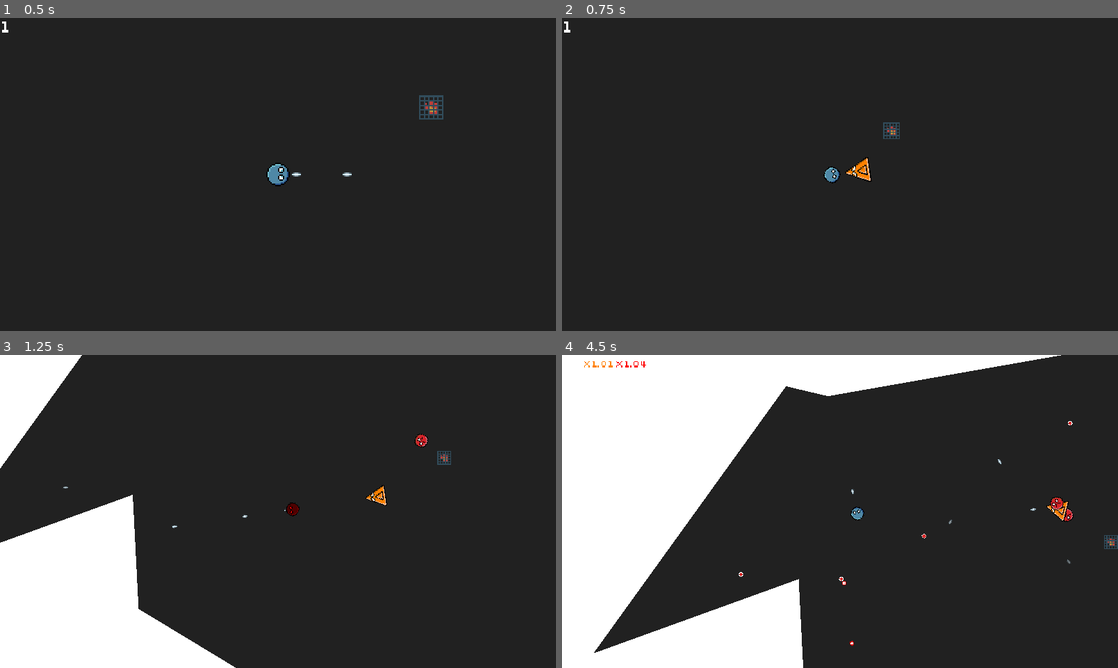
Above: before the commit, frames 1-4 (two rows, left to right).
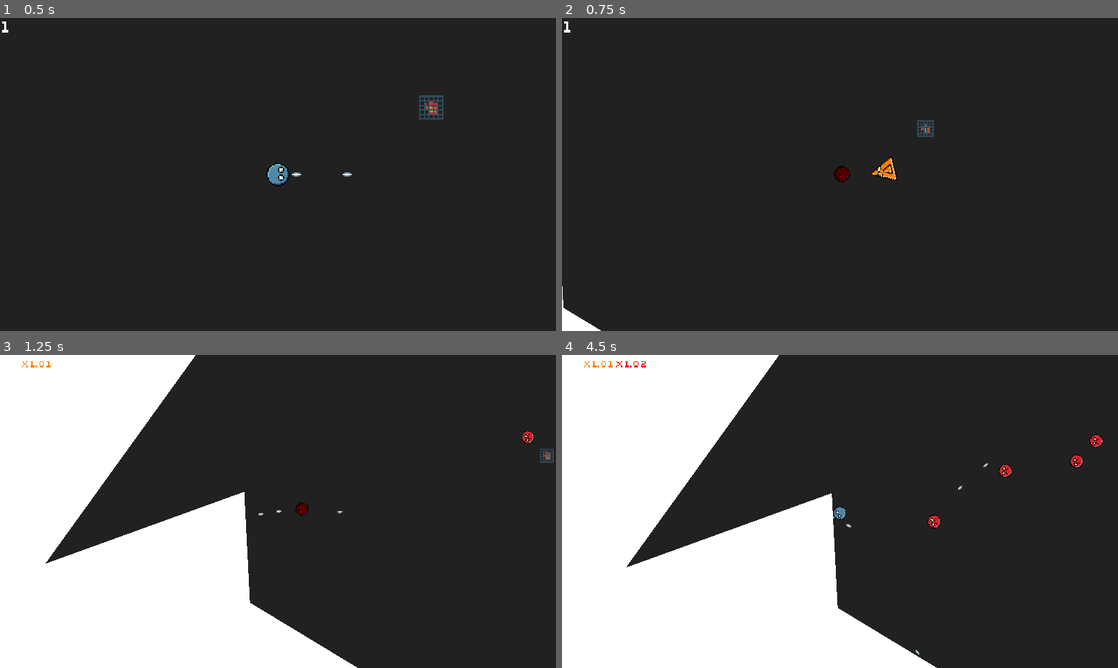
Above: after the commit, the same moments.

Repository: veprogames/top-down-incremental
Game: Godot game, scene res://level/level.tscn
Two runs of this game, one before a commit and one after it. Both use one fixed random seed, a clock stepped at 60 frames per second and the inputs below.
Inputs (mouse positions are in pixels of both pictures, inside the frame that each line leads up to):
- Up to frame 1 (0.5 s): no input
- Up to frame 2 (0.75 s): move the mouse to (867, 174) at 0.52 s
- Up to frame 3 (1.25 s): no input
- Up to frame 4 (4.5 s): move the mouse to (812, 511) at 1.27 s; move the mouse to (851, 505) at 2.02 s; move the mouse to (834, 517) at 2.77 s; move the mouse to (878, 514) at 3.52 s; move the mouse to (795, 508) at 4.27 s

Frame 1 is identical in both runs. In frame 2, 1.1% of the frame differs, in the area x 0-67%, y 32-100%; in frame 3, 23%, in the area x 0-100%, y 0-100%; in frame 4, 20%.

Commit message:
predefine enemy behaviors and mutate them for each enemy -> simpler creation code

Diff:
--- a/behavior/base_behavior.gd
+++ b/behavior/base_behavior.gd
@@ -1,2 +1,6 @@
 class_name BaseBehavior
 extends Node
+
+
+func mutate() -> void:
+	pass
--- a/behavior/enemy_move_behavior.gd
+++ b/behavior/enemy_move_behavior.gd
@@ -18,3 +18,7 @@
 
 func recalculate_velocity() -> void:
 	pass
+
+
+func mutate() -> void:
+	super.mutate()
--- a/behavior/enemy_move_behavior_chase.gd
+++ b/behavior/enemy_move_behavior_chase.gd
@@ -19,3 +19,9 @@
 		velocity = (player.position - enemy.position).normalized() * speed
 	else:
 		velocity = Vector2.ZERO
+
+
+func mutate() -> void:
+	super.mutate()
+
+	speed *= randf_range(0.6, 1 / 0.6)
--- a/enemy_move_behavior_noise.gd
+++ b/behavior/enemy_move_behavior_noise.gd
@@ -27,3 +27,10 @@
 		noise.get_noise_1d(t),
 		noise.get_noise_1d(t + 1000)
 	) * amplitude
+
+
+func mutate() -> void:
+	super.mutate()
+
+	speed *= randf_range(0.6, 1 / 0.6)
+	amplitude *= randf_range(0.6, 1 / 0.6)
--- a/behavior/enemy_move_behavior_noise.tscn
+++ b/behavior/enemy_move_behavior_noise.tscn
@@ -1,7 +1,7 @@
 [gd_scene load_steps=3 format=3 uid="uid://3nk6b160b7an"]
 
 [ext_resource type="PackedScene" uid="uid://bb4bifkgouwi6" path="res://behavior/enemy_move_behavior.tscn" id="1_l0786"]
-[ext_resource type="Script" path="res://enemy_move_behavior_noise.gd" id="2_uayh5"]
+[ext_resource type="Script" path="res://behavior/enemy_move_behavior_noise.gd" id="2_uayh5"]
 
 [node name="EnemyMoveBehaviorNoise" instance=ExtResource("1_l0786")]
 script = ExtResource("2_uayh5")
--- a/enemy/enemies/enemy_green.tscn
+++ b/enemy/enemies/enemy_green.tscn
@@ -1,8 +1,9 @@
-[gd_scene load_steps=5 format=3 uid="uid://esy43au0ossc"]
+[gd_scene load_steps=6 format=3 uid="uid://esy43au0ossc"]
 
 [ext_resource type="PackedScene" uid="uid://bprric2282qeg" path="res://enemy/enemy.tscn" id="1_ogybm"]
 [ext_resource type="Texture2D" uid="uid://dvb0opui13ir1" path="res://enemy/enemies/enemy_green.png" id="2_nkbcx"]
 [ext_resource type="PackedScene" uid="uid://bc4ilkra67325" path="res://bullet/enemy/bullet_pod_enemy.tscn" id="3_ilo8o"]
+[ext_resource type="PackedScene" uid="uid://3h6i1t8cbtp" path="res://behavior/enemy_move_behavior_chase.tscn" id="4_85ptm"]
 
 [sub_resource type="CircleShape2D" id="CircleShape2D_gt3h4"]
 radius = 24.0
@@ -21,3 +22,6 @@
 position = Vector2(17, 0)
 enemy = NodePath("..")
 firerate = 0.1
+
+[node name="EnemyMoveBehaviorChase" parent="." index="4" node_paths=PackedStringArray("enemy") instance=ExtResource("4_85ptm")]
+enemy = NodePath("..")
--- a/enemy/enemies/enemy_orange.tscn
+++ b/enemy/enemies/enemy_orange.tscn
@@ -1,7 +1,9 @@
-[gd_scene load_steps=4 format=3 uid="uid://dg4d0u6npu57w"]
+[gd_scene load_steps=6 format=3 uid="uid://dg4d0u6npu57w"]
 
 [ext_resource type="PackedScene" uid="uid://bprric2282qeg" path="res://enemy/enemy.tscn" id="1_h3aar"]
 [ext_resource type="Texture2D" uid="uid://jgb14u6ag4jc" path="res://enemy/enemies/enemy_orange.png" id="2_wybay"]
+[ext_resource type="PackedScene" uid="uid://3h6i1t8cbtp" path="res://behavior/enemy_move_behavior_chase.tscn" id="3_b37jo"]
+[ext_resource type="PackedScene" uid="uid://3nk6b160b7an" path="res://behavior/enemy_move_behavior_noise.tscn" id="4_g2qsu"]
 
 [sub_resource type="CircleShape2D" id="CircleShape2D_qvgtv"]
 radius = 16.0
@@ -16,3 +18,12 @@
 [node name="CollisionShape2D" parent="." index="1"]
 position = Vector2(-3, 0)
 shape = SubResource("CircleShape2D_qvgtv")
+
+[node name="EnemyMoveBehaviorChase" parent="." index="3" node_paths=PackedStringArray("enemy") instance=ExtResource("3_b37jo")]
+speed = 130.0
+enemy = NodePath("..")
+
+[node name="EnemyMoveBehaviorNoise" parent="." index="4" node_paths=PackedStringArray("enemy") instance=ExtResource("4_g2qsu")]
+speed = 2.0
+amplitude = 60.0
+enemy = NodePath("..")
--- a/enemy/enemies/enemy_red.tscn
+++ b/enemy/enemies/enemy_red.tscn
@@ -1,8 +1,9 @@
-[gd_scene load_steps=5 format=3 uid="uid://d31pk84rjgunr"]
+[gd_scene load_steps=6 format=3 uid="uid://d31pk84rjgunr"]
 
 [ext_resource type="PackedScene" uid="uid://bprric2282qeg" path="res://enemy/enemy.tscn" id="1_k4h7d"]
 [ext_resource type="Texture2D" uid="uid://fh1o0uq1jl33" path="res://enemy/enemies/enemy_red.png" id="2_tydix"]
-[ext_resource type="PackedScene" uid="uid://bc4ilkra67325" path="res://bullet/enemy/bullet_pod_enemy.tscn" id="3_iqlbc"]
+[ext_resource type="PackedScene" uid="uid://3nk6b160b7an" path="res://behavior/enemy_move_behavior_noise.tscn" id="4_drd8a"]
+[ext_resource type="PackedScene" uid="uid://3h6i1t8cbtp" path="res://behavior/enemy_move_behavior_chase.tscn" id="5_ubgwu"]
 
 [sub_resource type="CircleShape2D" id="CircleShape2D_1cno8"]
 radius = 9.0
@@ -15,6 +16,10 @@
 [node name="CollisionShape2D" parent="." index="1"]
 shape = SubResource("CircleShape2D_1cno8")
 
-[node name="BulletPodEnemy" parent="." index="3" node_paths=PackedStringArray("enemy") instance=ExtResource("3_iqlbc")]
+[node name="EnemyMoveBehaviorNoise" parent="." index="3" node_paths=PackedStringArray("enemy") instance=ExtResource("4_drd8a")]
+amplitude = 75.0
 enemy = NodePath("..")
-firerate = 1.0
+
+[node name="EnemyMoveBehaviorChase" parent="." index="4" node_paths=PackedStringArray("enemy") instance=ExtResource("5_ubgwu")]
+speed = 60.0
+enemy = NodePath("..")
--- a/enemy/enemies/enemy_yellow.tscn
+++ b/enemy/enemies/enemy_yellow.tscn
@@ -1,7 +1,9 @@
-[gd_scene load_steps=4 format=3 uid="uid://onfj8mic8p58"]
+[gd_scene load_steps=6 format=3 uid="uid://onfj8mic8p58"]
 
 [ext_resource type="PackedScene" uid="uid://bprric2282qeg" path="res://enemy/enemy.tscn" id="1_ogybm"]
 [ext_resource type="Texture2D" uid="uid://how7e07ibnov" path="res://enemy/enemies/enemy_yellow.png" id="2_bg0i7"]
+[ext_resource type="PackedScene" uid="uid://3h6i1t8cbtp" path="res://behavior/enemy_move_behavior_chase.tscn" id="3_hj8bl"]
+[ext_resource type="PackedScene" uid="uid://3nk6b160b7an" path="res://behavior/enemy_move_behavior_noise.tscn" id="4_q5a64"]
 
 [sub_resource type="CircleShape2D" id="CircleShape2D_hne64"]
 radius = 17.0
@@ -16,3 +18,12 @@
 [node name="CollisionShape2D" parent="." index="1"]
 rotation = 0.785398
 shape = SubResource("CircleShape2D_hne64")
+
+[node name="EnemyMoveBehaviorChase" parent="." index="3" node_paths=PackedStringArray("enemy") instance=ExtResource("3_hj8bl")]
+speed = 115.0
+enemy = NodePath("..")
+
+[node name="EnemyMoveBehaviorNoise" parent="." index="4" node_paths=PackedStringArray("enemy") instance=ExtResource("4_q5a64")]
+speed = 2.0
+amplitude = 200.0
+enemy = NodePath("..")
--- a/enemy/enemy.gd
+++ b/enemy/enemy.gd
@@ -15,6 +15,9 @@
 func _ready() -> void:
 	current_hp = hp
 	move_behaviors.assign(Utils.get_children_of_type(self, EnemyMoveBehavior))
+
+	for behavior: EnemyMoveBehavior in move_behaviors:
+		behavior.mutate()
 
 	for pod: BulletPodEnemy in Utils.get_children_of_type(self, BulletPod):
 		pod.timeout.connect(shoot)
--- a/enemy/enemy_factory.gd
+++ b/enemy/enemy_factory.gd
@@ -1,8 +1,5 @@
 class_name EnemyFactory
 extends Object
-
-static var BehaviorChaseScene: PackedScene = preload("res://behavior/enemy_move_behavior_chase.tscn")
-static var BehaviorNoiseScene: PackedScene = preload("res://behavior/enemy_move_behavior_noise.tscn")
 
 static var Enemies: Array[PackedScene] = [
 	preload("res://enemy/enemies/enemy_red.tscn"),
@@ -15,16 +12,5 @@
 	assert(tier >= 0 and tier < Enemies.size())
 
 	var enemy: Enemy = Enemies[tier].instantiate() as Enemy
-	var behavior_chase: EnemyMoveBehaviorChase = BehaviorChaseScene.instantiate() as EnemyMoveBehaviorChase
-	var behavior_noise: EnemyMoveBehaviorNoise = BehaviorNoiseScene.instantiate() as EnemyMoveBehaviorNoise
-
-	behavior_chase.speed = randf_range(0, 100)
-	behavior_chase.enemy = enemy
-	behavior_noise.speed = randf_range(0.5, 2)
-	behavior_noise.amplitude = randf_range(0, 400)
-	behavior_noise.enemy = enemy
-
-	enemy.add_child(behavior_chase)
-	enemy.add_child(behavior_noise)
 
 	return enemy
